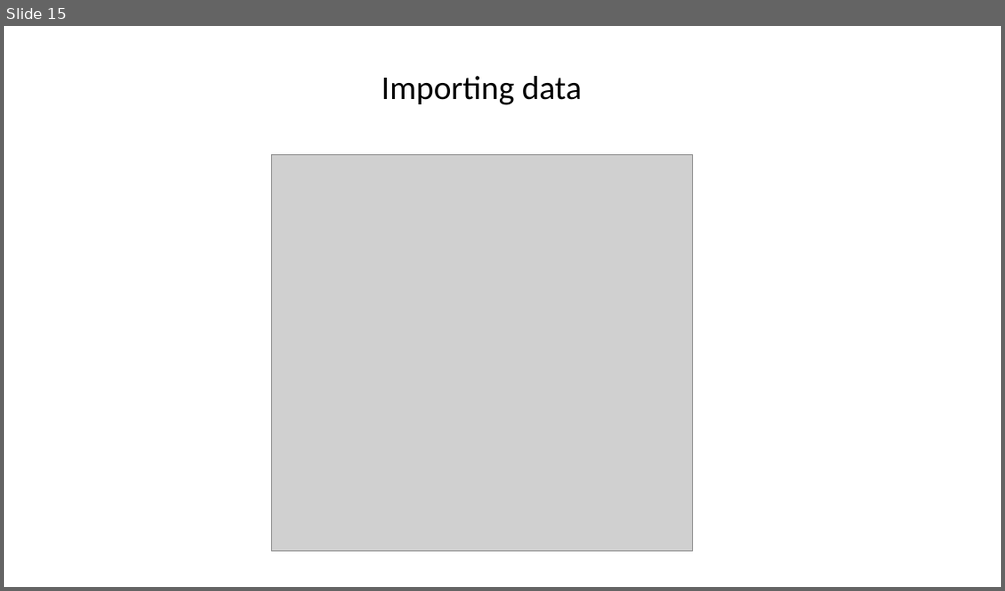
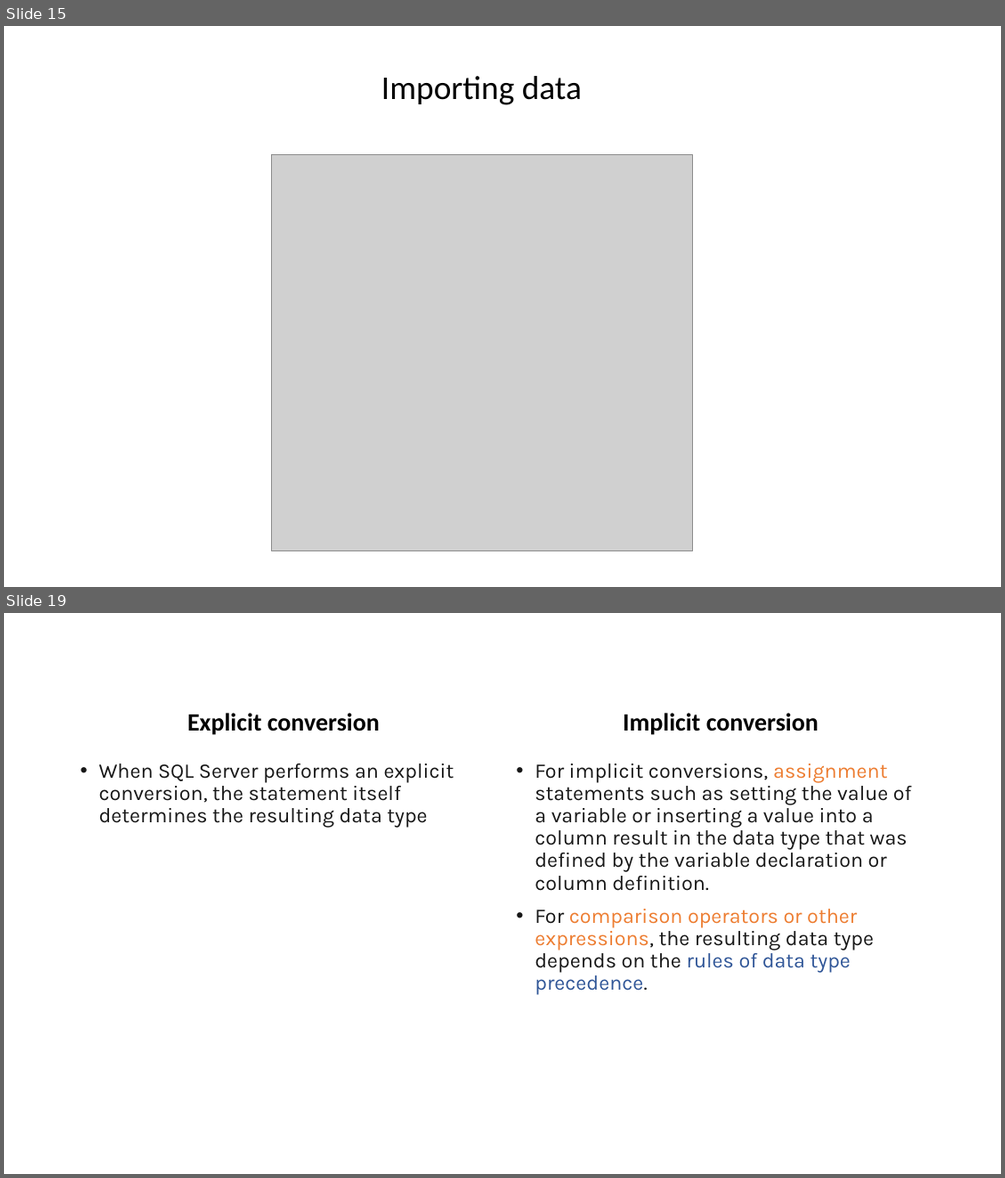
Before and after one commit to mohadese-safari/SQL-Training, a slide deck: presentation/SQL.pptx. Shown one above the other, each under a label of ours: slide 15 before the commit, slides 15 and 19 after it; the slides between them are not shown. The pictures are 1005x591 and 1005x1178 pixels, drawn with LibreOffice and Linux fonts; fonts in the diff are those of the drawing; grey boxes stand for pictures. Boxes give left, top, right and bottom in pixels: in the first picture for what was removed or moved away, otherwise in the second. Text is boxed around its words. In the diff, an @@ line names an element or a change of style, - is before the commit and + after.

```diff
--- a/presentation/SQL.pptx
+++ b/presentation/SQL.pptx
@@ slide 19 added at (4, 613, 1001, 1174), background #FFFFFF @@
@@ text added at (187, 713, 380, 735), 24 pt, text #000000, bold @@
+Explicit conversion
@@ text added at (623, 713, 818, 735), 24 pt, text #000000, bold @@
+Implicit conversion
@@ text added at (99, 763, 454, 827), 20 pt, text #171717 @@
+• When SQL Server performs an explicit conversion, the statement itself determines the resulting data type
@@ text added at (534, 763, 912, 995), 20 pt, text #171717 @@
+• For implicit conversions, assignment statements such as setting the value of a variable or inserting a value into a column result in the data type that was defined by the variable declaration or column definition.
+• For comparison operators or other expressions, the resulting data type depends on the rules of data type precedence.
```
Also in this commit, not shown: 20 other slides added, 18 other files.
